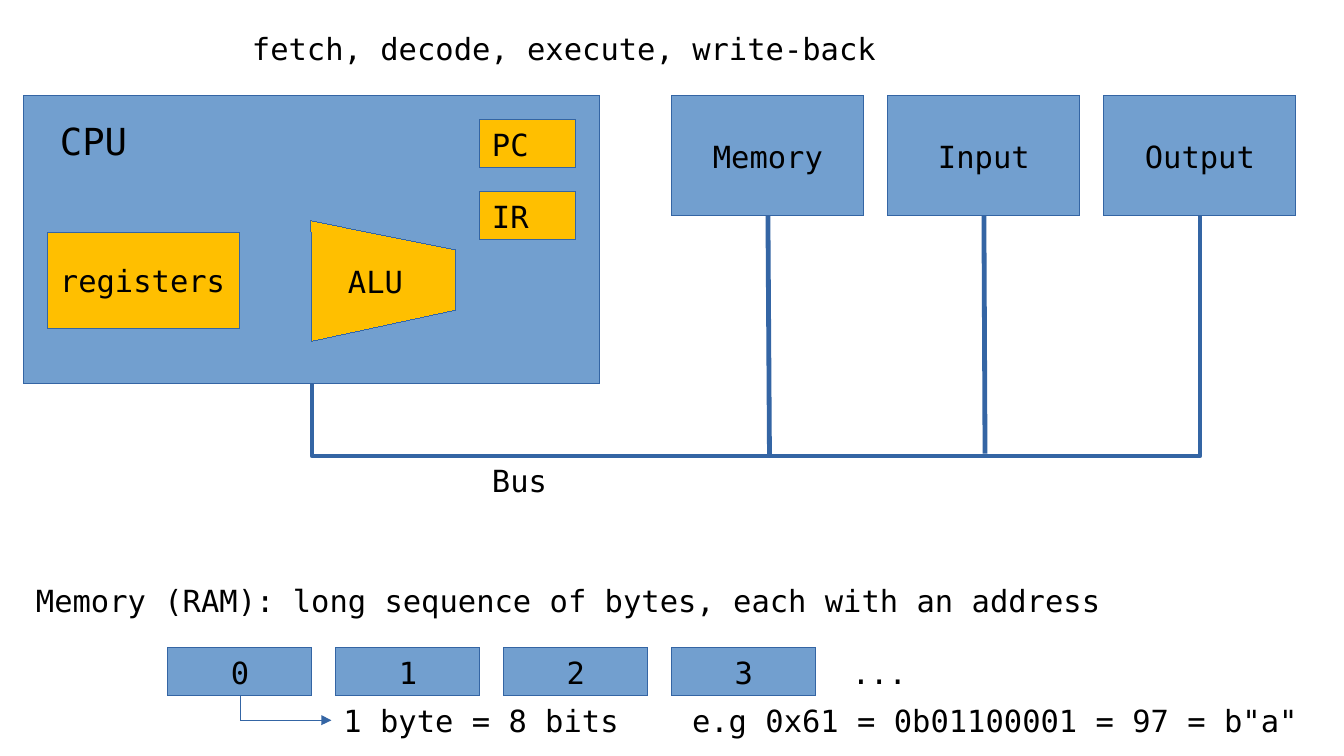
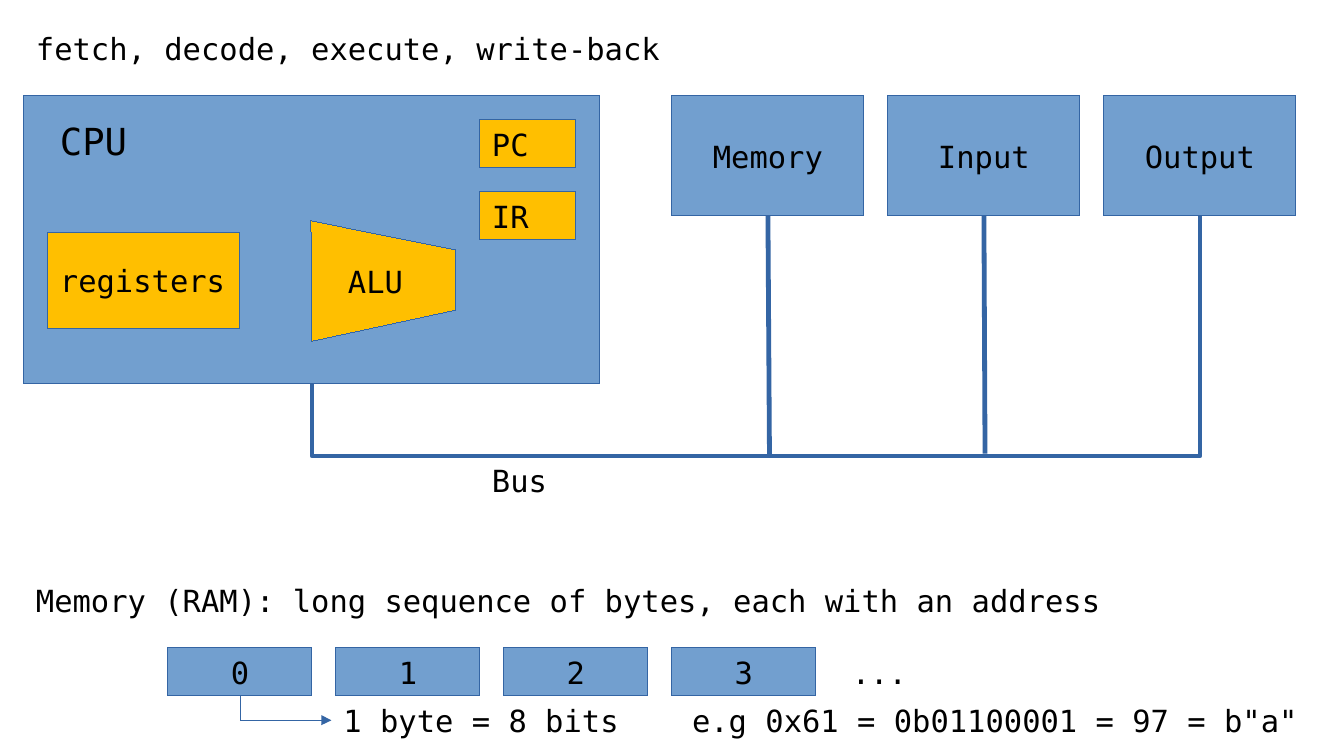
Before and after one commit to neurodatascience/QLS-course-materials, a slide deck: slide 4 of Lectures/04-NumPy_SciPy/slides.odp. Drawn at 1344x756 pixels with LibreOffice and Linux fonts; fonts in the diff are those of the drawing. Boxes give left, top, right and bottom in pixels: in the first picture for what was removed or moved away, otherwise in the second. Text is boxed around its words. In the diff, an @@ line names an element or a change of style, - is before the commit and + after.

```diff
--- a/Lectures/04-NumPy_SciPy/slides.odp
+++ b/Lectures/04-NumPy_SciPy/slides.odp
@@ text "fetch, decode, execute, write-back": place and size @@
-text "fetch, decode, execute, write-back" at [252, 37, 875, 65]
+text "fetch, decode, execute, write-back" at [36, 37, 659, 65]
```
Also in this commit, not shown: 3 other slides changed, 5 slides added, 1 other file.
